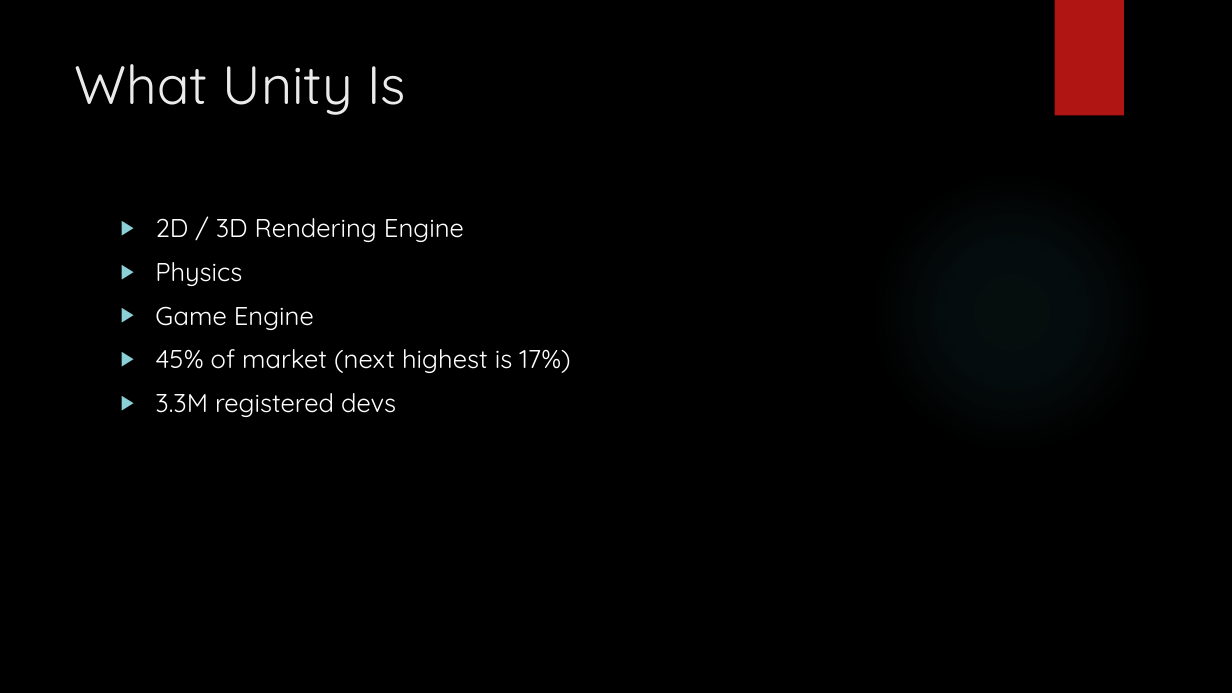
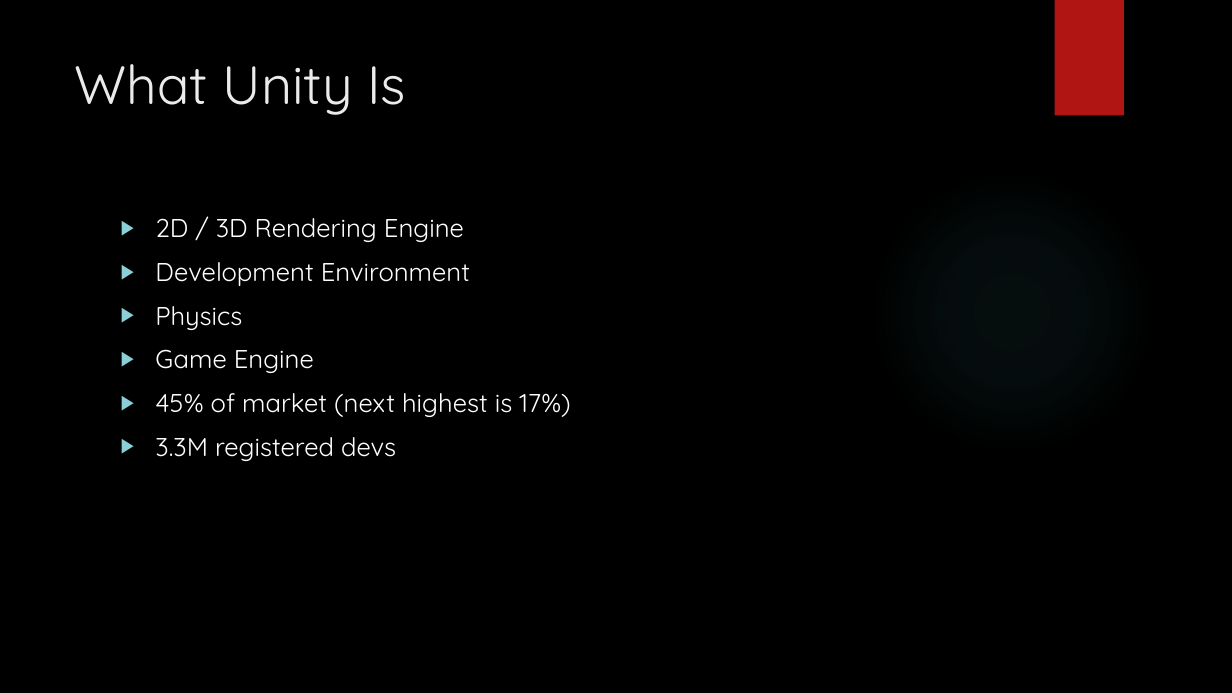
Before and after one commit to jweimann/Demos, a slide deck: slide 2 of Presentations/Intro to Unity.pptx. Drawn at 1232x693 pixels with LibreOffice and Linux fonts; fonts in the diff are those of the drawing; background and template pictures are left out. Boxes give left, top, right and bottom in pixels: in the first picture for what was removed or moved away, otherwise in the second. Text is boxed around its words. In the diff, an @@ line names an element or a change of style, - is before the commit and + after.

```diff
--- a/Presentations/Intro to Unity.pptx
+++ b/Presentations/Intro to Unity.pptx
@@ text at [155,262,470,286]: paragraph added @@
+▶ Development Environment
```
Also in this commit, not shown: 5 other slides changed.
